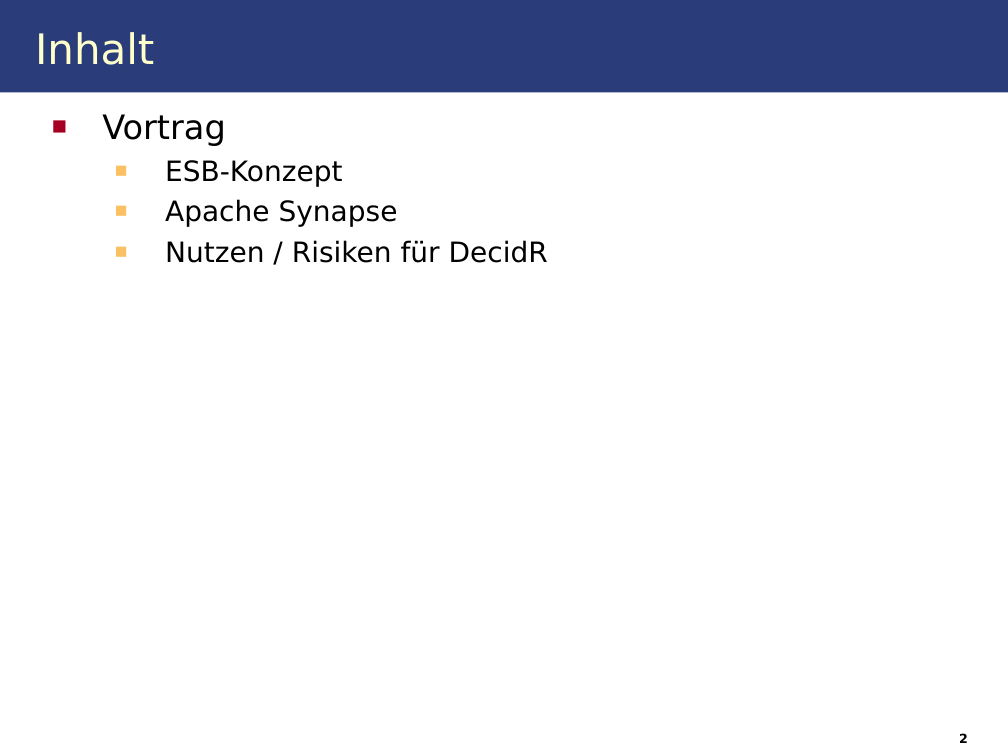
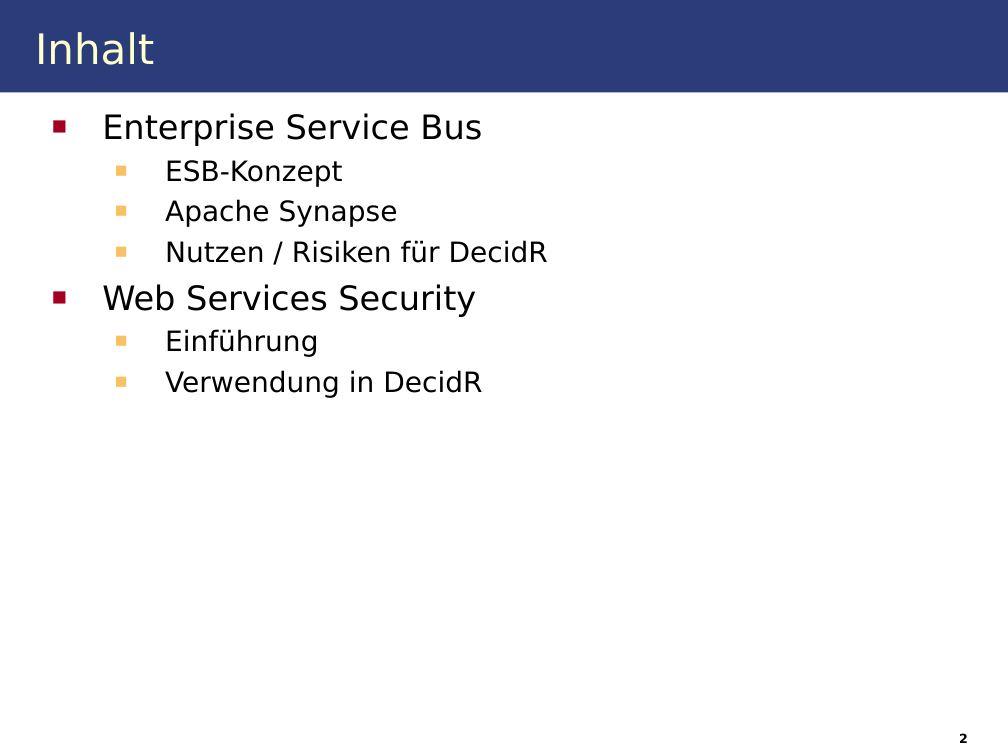
Before and after one commit to IAAS/decidr, a slide deck: slide 2 of seminars/dh/Enterprise Service Bus.ppt. Drawn at 1008x756 pixels with LibreOffice and Linux fonts; fonts in the diff are those of the drawing. Boxes give left, top, right and bottom in pixels: in the first picture for what was removed or moved away, otherwise in the second. Text is boxed around its words. In the diff, an @@ line names an element or a change of style, - is before the commit and + after.

```diff
--- a/seminars/dh/Enterprise Service Bus.ppt
+++ b/seminars/dh/Enterprise Service Bus.ppt
@@ text at box(102, 113, 482, 146): text changed @@
-■ Vortrag
+■ Enterprise Service Bus
@@ text at box(102, 284, 482, 398): paragraphs added @@
+■ Web Services Security
+  ■ Einführung
+  ■ Verwendung in DecidR
```
Also in this commit, not shown: 2 other slides changed, 21 slides added.
